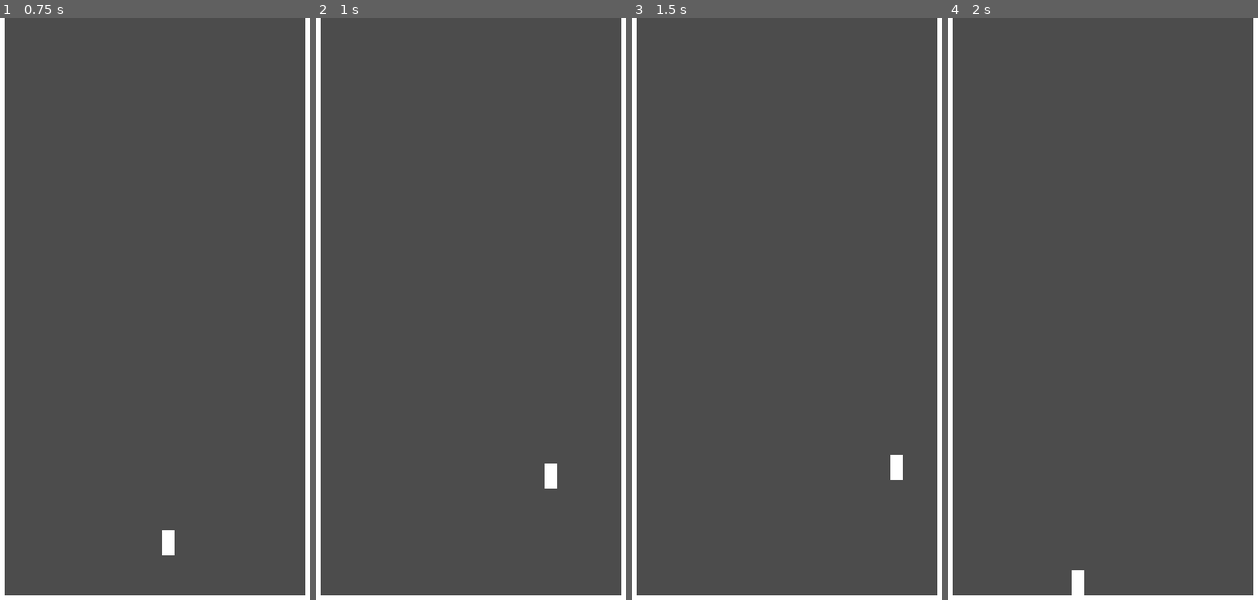
Above: before the commit, frames 1-4 (left to right).
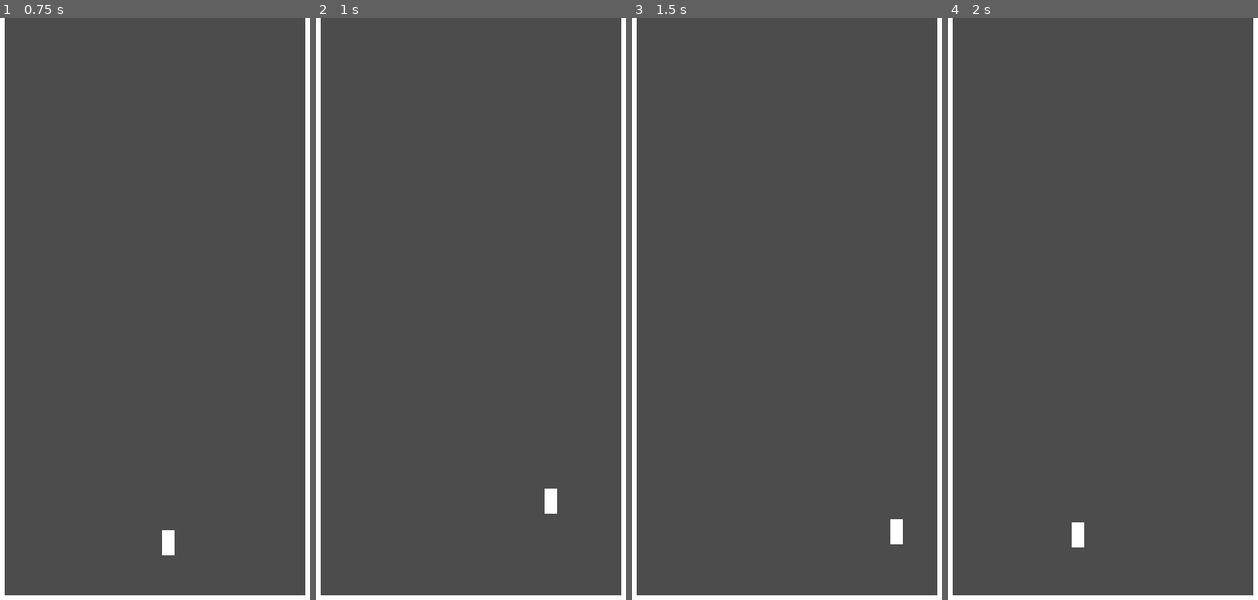
Above: after the commit, the same moments.

Repository: Nexe08/inverse-down-well
Game: Godot game, scene res://Main.tscn
Same seed, same stepped clock (60 frames per second), same inputs: the game is played once before the commit and once after it.
Inputs:
- Up to frame 1 (0.75 s): hold D (move_right) from 0.53 s (still down); tap W (jump) at 0.6 s
- Up to frame 2 (1 s): keep holding D (move_right); tap W (jump) at 0.77 s
- Up to frame 3 (1.5 s): tap W (jump) at 1.07, 1.35 s; release D (move_right) at 1.28 s; hold A (move_left) from 1.28 s (still down)
- Up to frame 4 (2 s): keep holding A (move_left); tap W (jump) at 1.52, 1.82 s

Frame 1 is identical in both runs. In frame 2, 0.3% of the frame differs, in the area x 73-78%, y 76-86%; in frame 3, 0.3%; in frame 4, 0.3%.

Commit message:
added wall slide and jump.

Diff:
--- a/Player/Player.tscn
+++ b/Player/Player.tscn
@@ -1,8 +1,9 @@
-[gd_scene load_steps=5 format=2]
+[gd_scene load_steps=6 format=2]
 
 [ext_resource path="res://Character/Character.tscn" type="PackedScene" id=1]
 [ext_resource path="res://Player/PlayerScript.gd" type="Script" id=2]
 [ext_resource path="res://Player/PlayerSprite.png" type="Texture" id=3]
+[ext_resource path="res://Player/WallDetector.tscn" type="PackedScene" id=4]
 
 [sub_resource type="RectangleShape2D" id=1]
 extents = Vector2( 8, 16 )
@@ -19,16 +20,6 @@
 
 [node name="GroundDetector" type="RayCast2D" parent="." index="2"]
 enabled = true
-cast_to = Vector2( 0, 30 )
+cast_to = Vector2( 0, 40 )
 
-[node name="WallDetector" type="Node2D" parent="." index="3"]
-
-[node name="up" type="RayCast2D" parent="WallDetector" index="0"]
-position = Vector2( 0, -11 )
-enabled = true
-cast_to = Vector2( -12, 0 )
-
-[node name="down" type="RayCast2D" parent="WallDetector" index="1"]
-position = Vector2( 0, 9 )
-enabled = true
-cast_to = Vector2( -12, 0 )
+[node name="WallDetector" parent="." index="3" instance=ExtResource( 4 )]
--- a/Player/PlayerScript.gd
+++ b/Player/PlayerScript.gd
@@ -4,7 +4,10 @@
 export var max_default_speed: float = 350
 
 export var default_jump_force: float = 450
+export var wall_jump_force: Vector2 = Vector2(500, 300)
 export var default_max_jump_count: int = 2
+
+export var default_wall_slide_speed: float = 50
 
 export var gravity : float = 900
 
@@ -16,7 +19,6 @@
 
 func _physics_process(delta):
 	_handel_movement(delta)
-	_handel_wall_detection_direction()
 	velocity.y += gravity * delta
 
 	velocity = move_and_slide(velocity, UP)
@@ -28,25 +30,43 @@
 	velocity.x = lerp(velocity.x, max_default_speed * dir, default_acceleration * delta)
 
 	# jump ---
-	if Input.is_action_just_pressed("jump") and jump_count > 0:
-		velocity.y = -default_jump_force
-		jump_count -= 1
+	if Input.is_action_just_pressed("jump"):
+		if not ground_detected():
+			if left_wall_detected() or right_wall_detected(): # wall jump ---
 
-	if ground_detected() and velocity.y > 0:
+				if left_wall_detected():
+					velocity.x = wall_jump_force.x
+				if right_wall_detected():
+					velocity.x = -wall_jump_force.x
+
+				velocity.y = -wall_jump_force.y
+				jump_count = default_max_jump_count
+		else:
+			if jump_count > 0:
+				velocity.y = -default_jump_force
+				jump_count -= 1
+
+	if (ground_detected() and velocity.y > 0):
 		jump_count = default_max_jump_count
 
-
-func _handel_wall_detection_direction():
-	var p_direction = int(velocity.normalized().x)
-	var CAST_DISTENCE = 12 #PX
-	if velocity.x != 0:
-		$WallDetector/up.cast_to = Vector2(CAST_DISTENCE, 0) * p_direction
-		$WallDetector/down.cast_to = Vector2(CAST_DISTENCE, 0) * p_direction
+	if velocity.y > 0:
+		if left_wall_detected() and Input.is_action_pressed("move_left"):
+			velocity.y = clamp(velocity.y, 0, default_wall_slide_speed)
+		elif right_wall_detected() and Input.is_action_pressed("move_right"):
+			velocity.y = clamp(velocity.y, 0, default_wall_slide_speed)
 
 
+
+# world detector ---
 func ground_detected():
 	return $GroundDetector.is_colliding()
 
 
-func wall_detected():
-	return $WallDetector/up.is_colliding() or $WallDetector/down.is_colliding()
+func left_wall_detected():
+	return $WallDetector/Left/up.is_colliding() or \
+		$WallDetector/Left/down.is_colliding()
+
+
+func right_wall_detected():
+	return $WallDetector/Right/up.is_colliding() or \
+		$WallDetector/Right/down.is_colliding()
--- /dev/null
+++ b/Player/WallDetector.tscn
@@ -0,0 +1,27 @@
+[gd_scene format=2]
+
+[node name="WallDetector" type="Node2D"]
+
+[node name="Left" type="Node2D" parent="."]
+
+[node name="up" type="RayCast2D" parent="Left"]
+position = Vector2( 0, -11 )
+enabled = true
+cast_to = Vector2( -12, 0 )
+
+[node name="down" type="RayCast2D" parent="Left"]
+position = Vector2( 0, 9 )
+enabled = true
+cast_to = Vector2( -12, 0 )
+
+[node name="Right" type="Node2D" parent="."]
+
+[node name="up" type="RayCast2D" parent="Right"]
+position = Vector2( 0, -11 )
+enabled = true
+cast_to = Vector2( 12, 0 )
+
+[node name="down" type="RayCast2D" parent="Right"]
+position = Vector2( 0, 9 )
+enabled = true
+cast_to = Vector2( 12, 0 )
